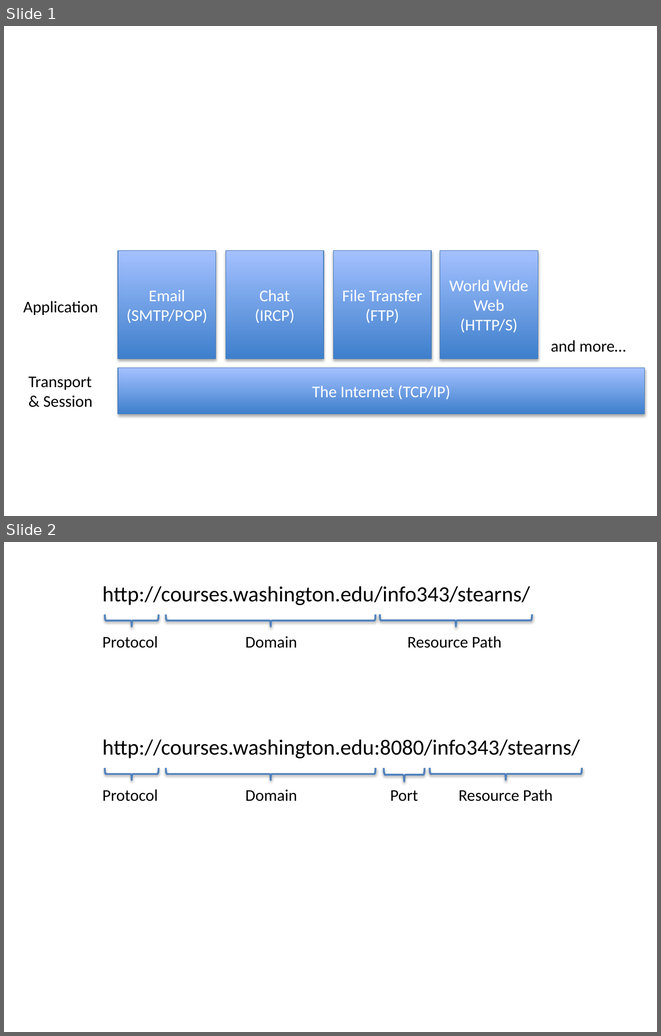
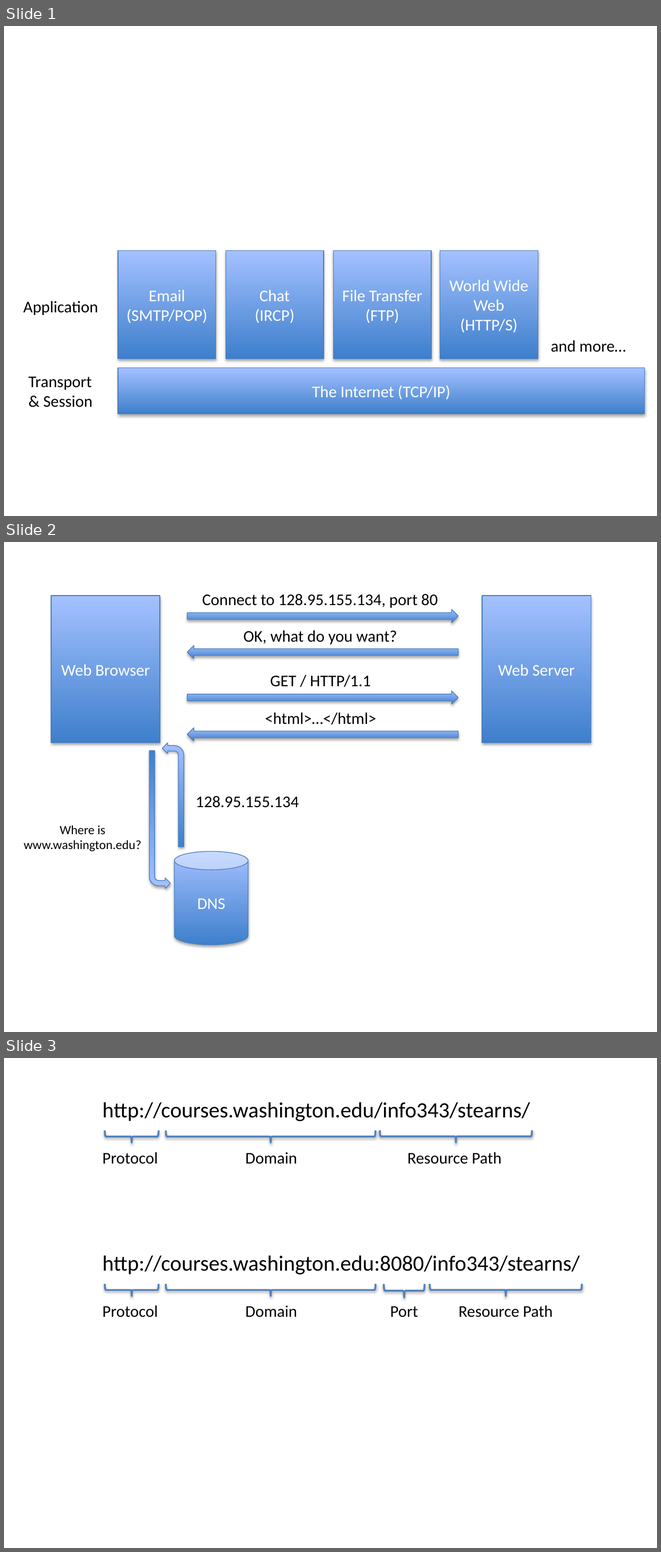
Before and after one commit to XavierByrd/info343-stearns, a slide deck: slides/howwebworks/img/diagrams.pptx. Shown one above the other, each under a label of ours: slides 1 and 2 before the commit, slides 1, 2 and 3 after it. The pictures are 661x1036 and 661x1552 pixels, drawn with LibreOffice and Linux fonts; fonts in the diff are those of the drawing. Boxes give left, top, right and bottom in pixels: in the first picture for what was removed or moved away, otherwise in the second. Text is boxed around its words. In the diff, an @@ line names an element or a change of style, - is before the commit and + after.

Commit message:
added diagram, not sure if it's helpful

```diff
--- a/slides/howwebworks/img/diagrams.pptx
+++ b/slides/howwebworks/img/diagrams.pptx
@@ slide 2 added at (4,542,657,1032), background #FFFFFF @@
@@ rectangle added at (51,596,159,742), fill gradient #3F80CE to #A4C4FF, outline #4B7EBC 0.75 pt, 18 pt, text #FFFFFF @@
+Web Browser
@@ text added at (202,594,438,608), 18 pt, text #000000 @@
+Connect to 128.95.155.134, port 80
@@ rectangle added at (482,596,590,742), fill gradient #3F80CE to #A4C4FF, outline #4B7EBC 0.75 pt, 18 pt, text #FFFFFF @@
+Web Server
@@ right arrow added at (187,609,458,623), fill gradient #3F80CE to #A4C4FF, outline #4B7EBC 0.75 pt @@
@@ text added at (244,630,397,644), 18 pt, text #000000 @@
+OK, what do you want?
@@ right arrow added at (187,645,458,658), fill gradient #3F80CE to #A4C4FF, outline #4B7EBC 0.75 pt @@
@@ text added at (270,674,371,687), 18 pt, text #000000 @@
+GET / HTTP/1.1
@@ right arrow added at (187,691,458,704), fill gradient #3F80CE to #A4C4FF, outline #4B7EBC 0.75 pt @@
@@ text added at (265,712,376,725), 18 pt, text #000000 @@
+<html>…</html>
@@ right arrow added at (187,728,458,741), fill gradient #3F80CE to #A4C4FF, outline #4B7EBC 0.75 pt @@
@@ bent arrow added at (162,742,184,846), fill gradient #3F80CE to #A4C4FF, outline #4B7EBC 0.75 pt @@
@@ bent arrow added at (150,750,170,888), fill gradient #3F80CE to #A4C4FF, outline #4B7EBC 0.75 pt @@
@@ text added at (196,796,299,808), 18 pt, text #000000 @@
+128.95.155.134
@@ text added at (24,825,141,851), 14 pt, text #000000 @@
+Where is
+www.washington.edu?
@@ cylinder added at (175,852,248,945), fill gradient #3F80CE to #A4C4FF, outline #4B7EBC 0.75 pt, 18 pt, text #FFFFFF @@
+DNS
@@ what was slide 2 is now slide 3 @@
```
